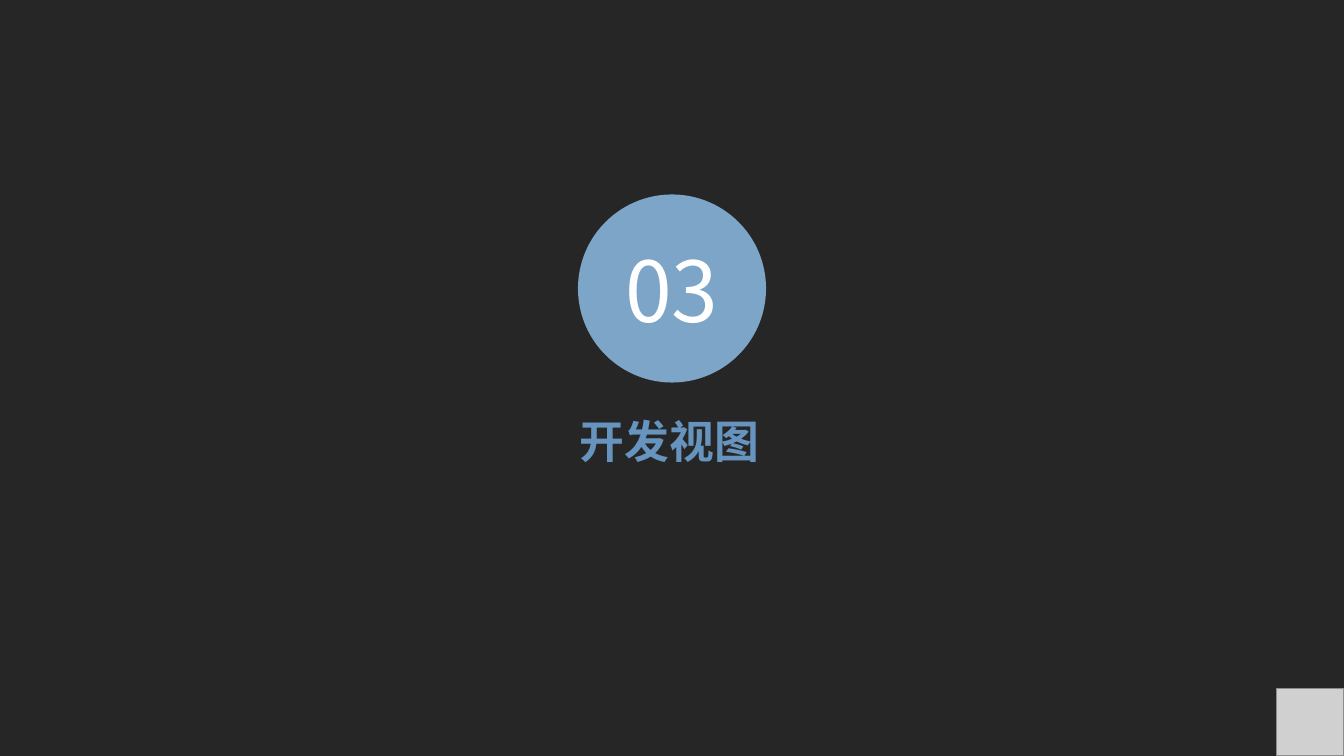
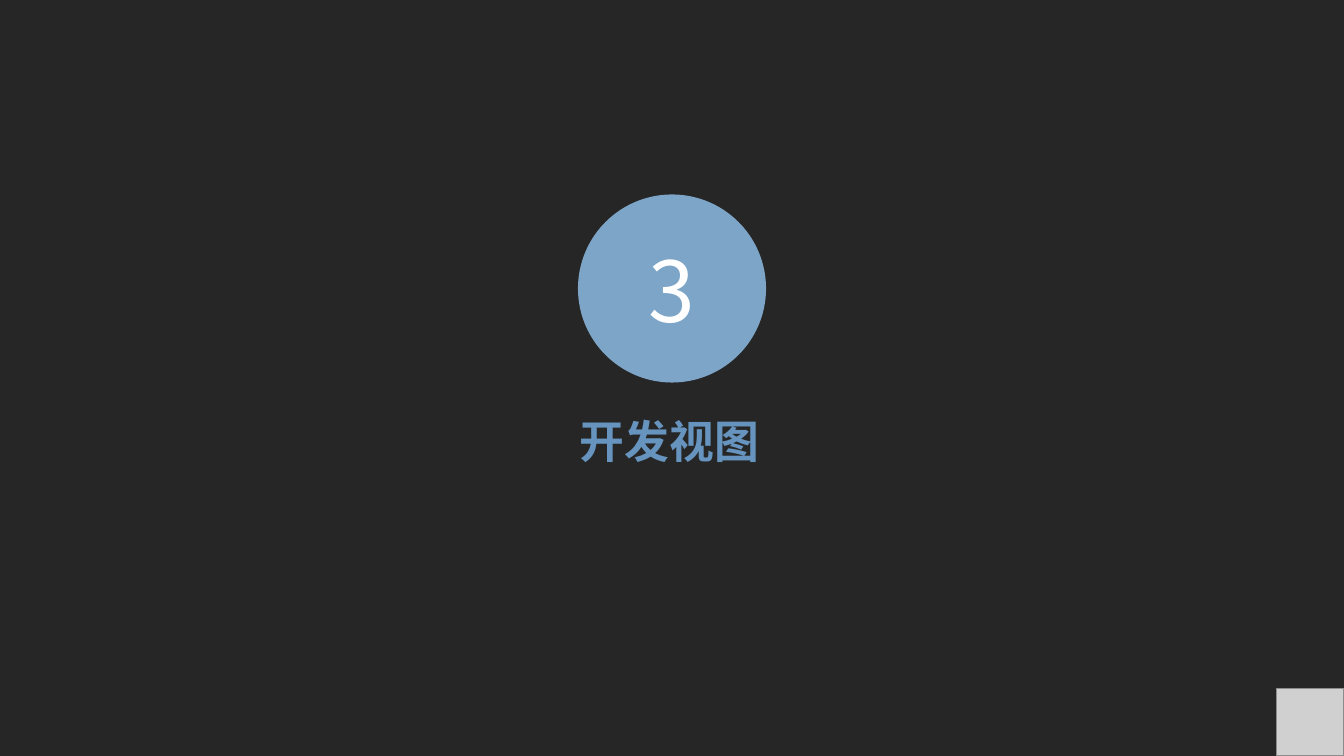
Before and after one commit to ToryXu0407/Project_yc, a slide deck: slide 8 of 翻转课堂/翻转课堂4+1View.pptx. Drawn at 1344x756 pixels with LibreOffice and Linux fonts; fonts in the diff are those of the drawing; grey boxes stand for pictures. Boxes give left, top, right and bottom in pixels: in the first picture for what was removed or moved away, otherwise in the second. Text is boxed around its words. In the diff, an @@ line names an element or a change of style, - is before the commit and + after.

```diff
--- a/翻转课堂/翻转课堂4+1View.pptx
+++ b/翻转课堂/翻转课堂4+1View.pptx
@@ text in ellipse at [649, 259, 696, 323]: text changed @@
-03
+3
```
Also in this commit, not shown: 12 other slides changed, 8 slides added.
